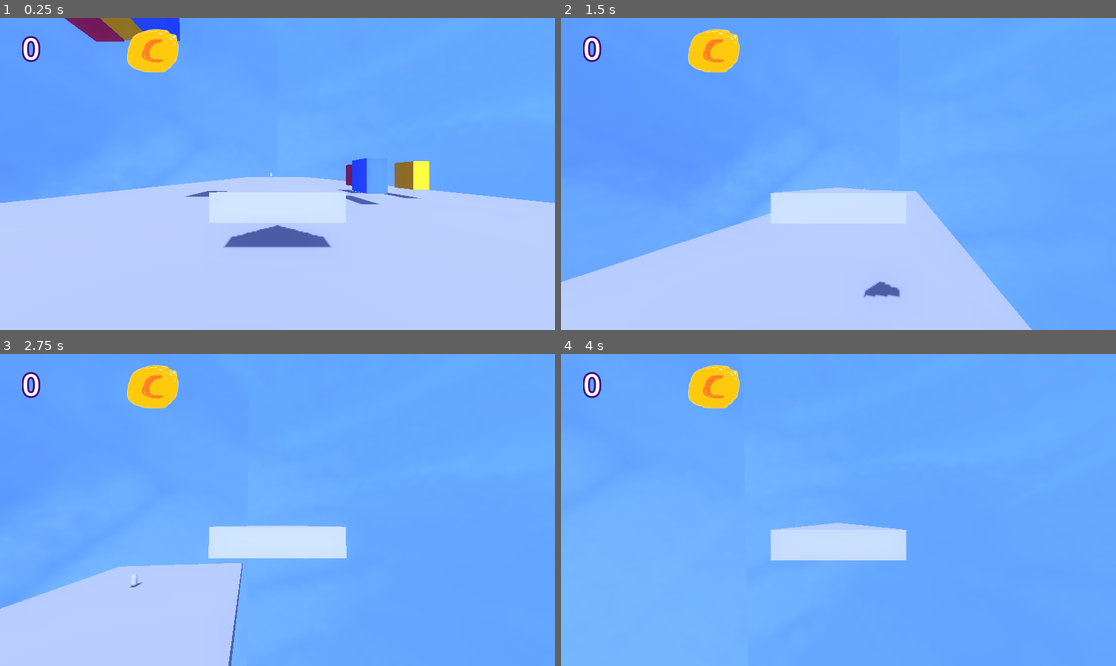
Above: before the commit, frames 1-4 (two rows, left to right).
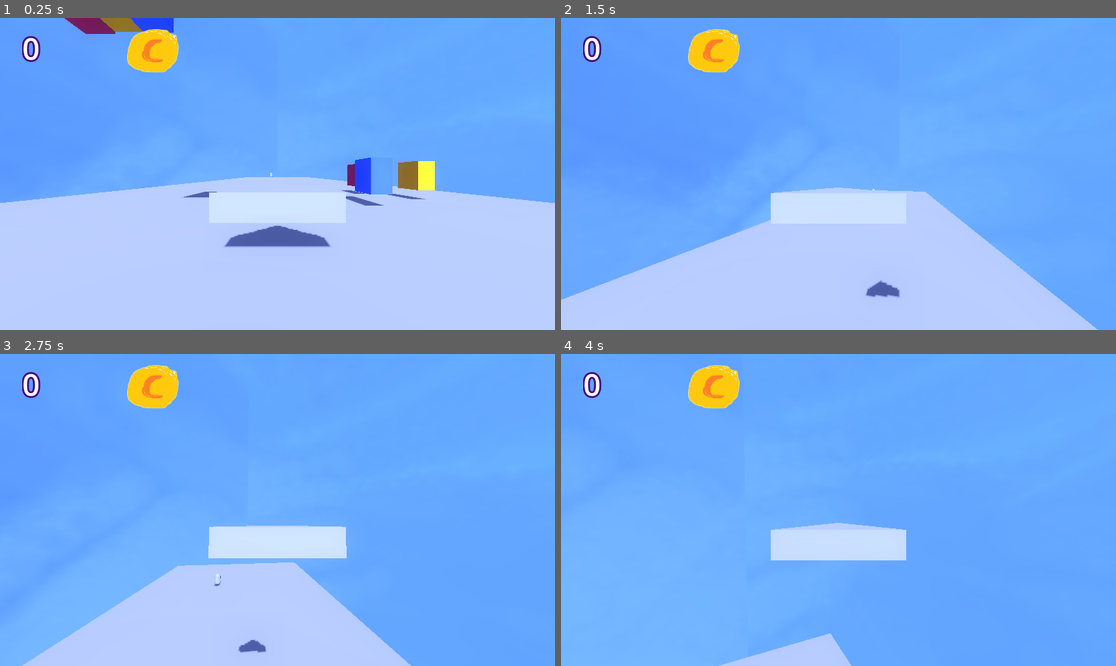
Above: after the commit, the same moments.

Repository: emeryplyler/Carrier
Game: Godot game, scene res://scenes/main.tscn
Two runs of this game, one before a commit and one after it. Both use one fixed random seed, a clock stepped at 60 frames per second and the inputs below.
Inputs (mouse positions are in pixels of both pictures, inside the frame that each line leads up to):
- Up to frame 1 (0.25 s): no input
- Up to frame 2 (1.5 s): move the mouse to (866, 174) at 0.52 s; hold W (forward) from 0.53 s (still down); right-click (866, 174) at 0.6 s; tap Space (jump) at 0.77 s; move the mouse to (810, 174) at 1.27 s; right-click (810, 174) at 1.35 s
- Up to frame 3 (2.75 s): keep holding W (forward); tap Space (jump) at 1.52 s; move the mouse to (288, 503) at 2.02 s; right-click (288, 503) at 2.1 s
- Up to frame 4 (4 s): keep holding W (forward); move the mouse to (832, 516) at 2.77 s; right-click (832, 516) at 2.85 s; tap Space (jump) at 3.02, 3.77 s; move the mouse to (877, 513) at 3.52 s; right-click (877, 513) at 3.6 s

The runs differ from the first frame. In frame 1, 0.9% of the frame differs, in the area x 2-98%, y 0-74%; in frame 2, 4.5%; in frame 3, 11%, in the area x 0-75%, y 66-100%; in frame 4, 1.3%.

Commit message:
success! glides forward in the air

Diff:
--- a/scripts/player.gd
+++ b/scripts/player.gd
@@ -69,25 +69,37 @@
 
 	# Get the input direction and handle the movement/deceleration.
 	var input_dir = Input.get_vector("left", "right", "forward", "backward")
-	var direction = (transform.basis * Vector3(input_dir.x, 0, input_dir.y)).normalized()
-	if direction and is_on_floor():
+	if is_on_floor():
+		var direction = (transform.basis * Vector3(input_dir.x, 0, input_dir.y)).normalized()
+		if direction:
+			velocity.x = direction.x * SPEED
+			velocity.z = direction.z * SPEED
+			character_body.look_at(position + direction) # character faces direction they're walking
+	#		else:
+	#			character_body.rotation.y = 0 # face forward in the air
+	#		if input_dir.y == -1:
+	#			forwards = direction
+		else:
+			velocity.x = move_toward(velocity.x, 0, SPEED)
+			velocity.z = move_toward(velocity.z, 0, SPEED)
+	#		else:
+	#			character_body.rotation.y = 0 # face forward in the air
+	#			velocity.x = forwards.x * SPEED
+	#			velocity.z = forwards.z * SPEED
+
+	# attempt at tank controls
+	else:
+		character_body.rotation.y = 0 # face forward in the air
+		# calculate braking
+			# check Brake control
+		# always move forward
+		var direction = (transform.basis * Vector3(0, 0, -1)).normalized() # NOTE: does this work?
 		velocity.x = direction.x * SPEED
 		velocity.z = direction.z * SPEED
-		character_body.look_at(position + direction) # character faces direction they're walking
-#		else:
-#			character_body.rotation.y = 0 # face forward in the air
-#		if input_dir.y == -1:
-#			forwards = direction
-	elif (not direction) and is_on_floor():
-		velocity.x = move_toward(velocity.x, 0, SPEED)
-		velocity.z = move_toward(velocity.z, 0, SPEED)
-#		else:
-#			character_body.rotation.y = 0 # face forward in the air
-#			velocity.x = forwards.x * SPEED
-#			velocity.z = forwards.z * SPEED
+		print(direction)
 
-	# attempt at tank controls
-
+		# calculate rotation amount
+			# check input_dir.x
 
 	move_and_slide()
 
Not shown: 2 places in scenes/main.tscn that only renumber resources
